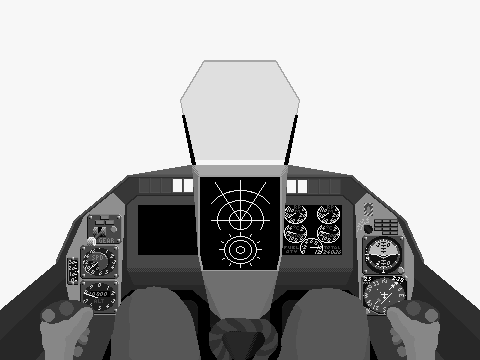
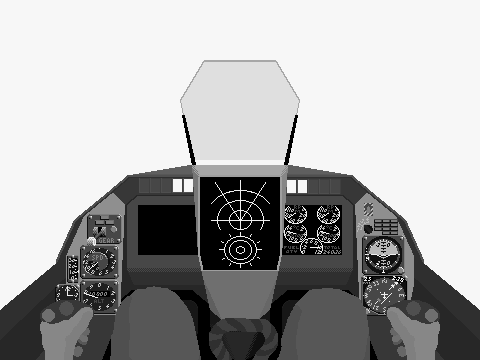
Two versions of the same layered image (w=480, h=360). Layer-by-layer changes:
painted on "Rafale_Frgr" over [67, 286, 73, 296]
painted on "Rafale_Bkgr" over [55, 255, 80, 302]
